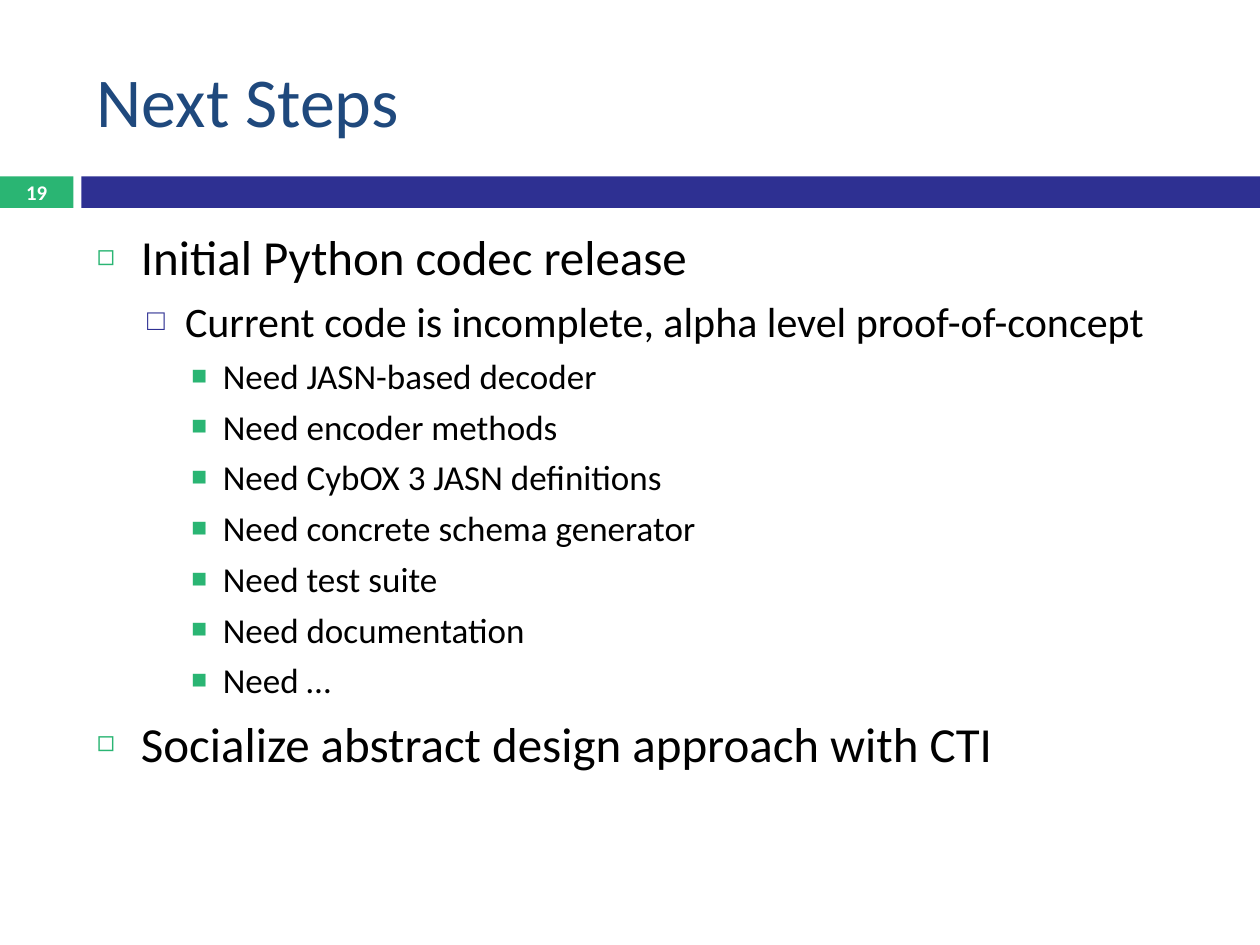
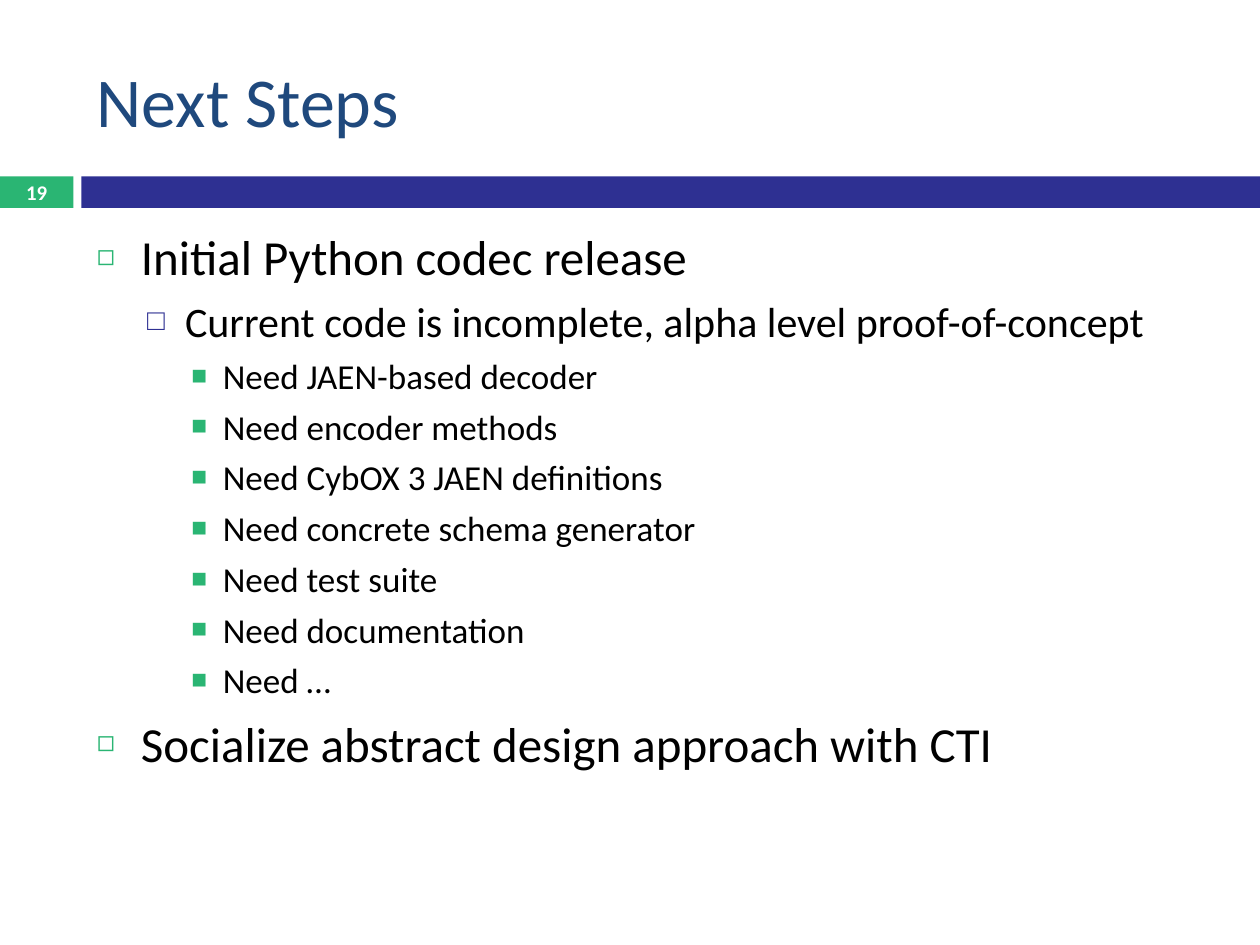
Before and after one commit to OpenC2-org/openc2-org, a slide deck: slide 19 of meetings/2016-09-29/sep/OpenC2 Schema.pptx. Drawn at 1260x945 pixels with LibreOffice and Linux fonts; fonts in the diff are those of the drawing. Boxes give left, top, right and bottom in pixels: in the first picture for what was removed or moved away, otherwise in the second. Text is boxed around its words. In the diff, an @@ line names an element or a change of style, - is before the commit and + after.

```diff
--- a/meetings/2016-09-29/sep/OpenC2 Schema.pptx
+++ b/meetings/2016-09-29/sep/OpenC2 Schema.pptx
@@ text at bbox=[223, 364, 598, 390]: text changed @@
-    ■ Need JASN-based decoder
+    ■ Need JAEN-based decoder
@@ text at bbox=[223, 465, 663, 496]: text changed @@
-    ■ Need CybOX 3 JASN definitions
+    ■ Need CybOX 3 JAEN definitions
```
Also in this commit, not shown: 5 other slides changed, 1 other file.
